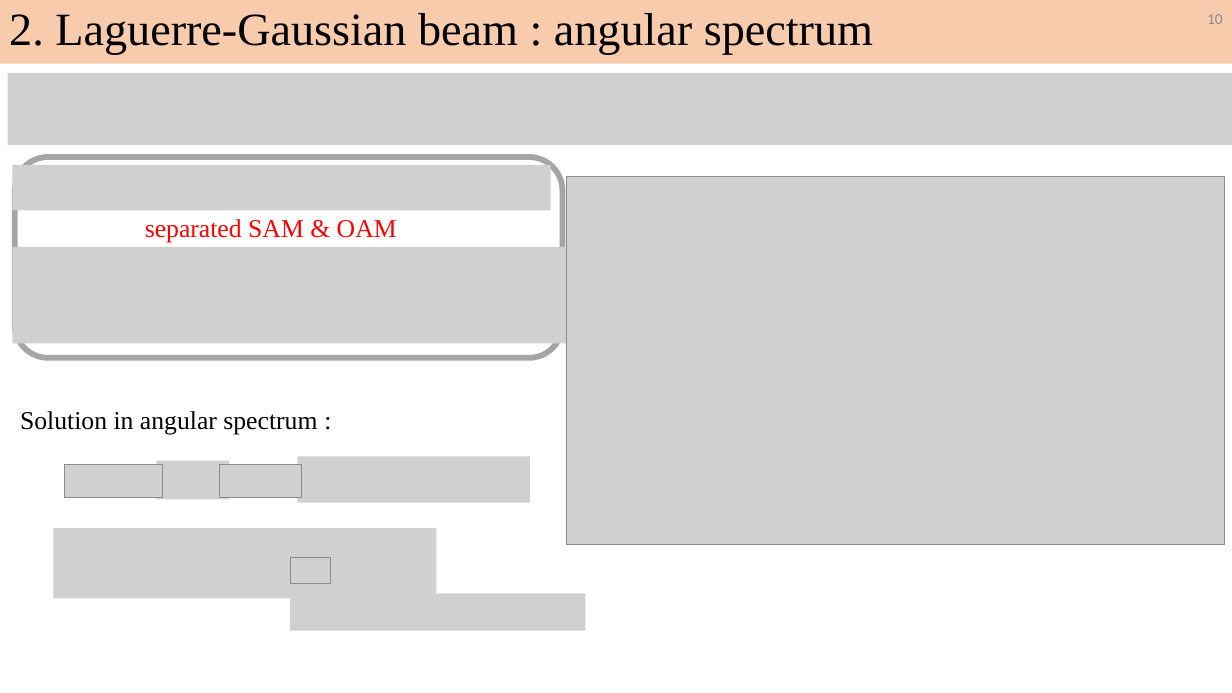
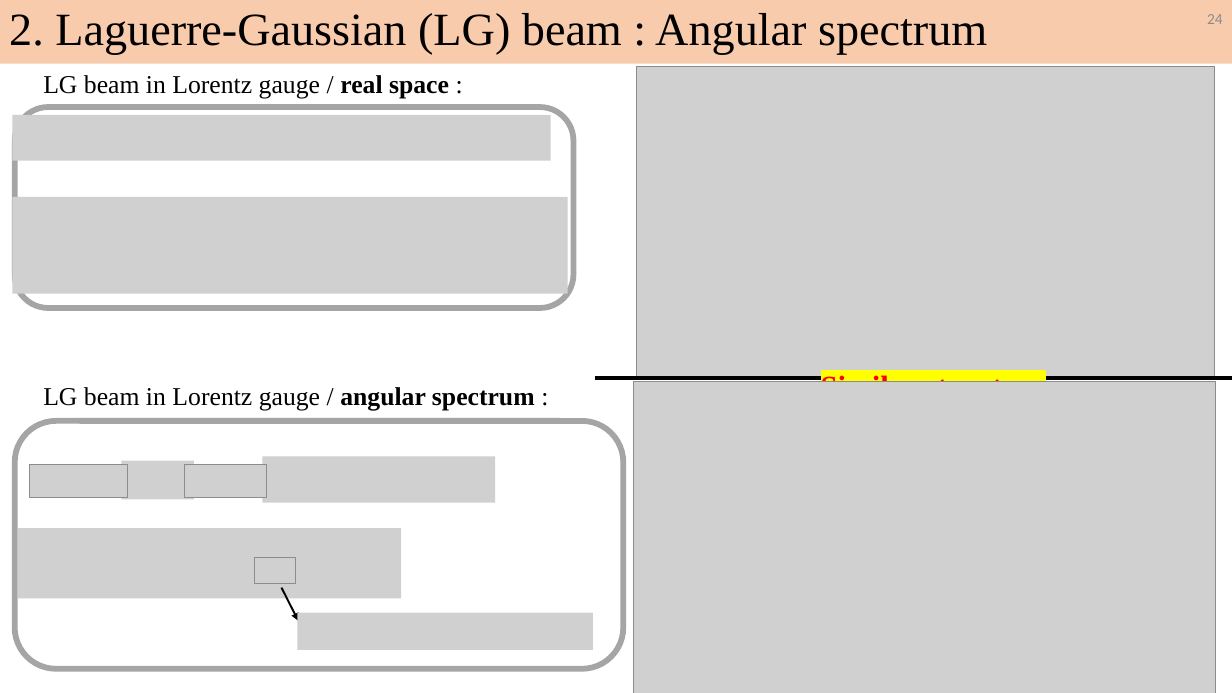
Before and after one commit to Liubroke13/Main_code, a slide deck: slide 24 of Final/碩士總結/RY_Defense_v1.pptx (slide 10 before the commit). Drawn at 1232x693 pixels with LibreOffice and Linux fonts; fonts in the diff are those of the drawing; grey boxes stand for pictures; background and template pictures are left out. Boxes give left, top, right and bottom in pixels: in the first picture for what was removed or moved away, otherwise in the second. Text is boxed around its words. In the diff, an @@ line names an element or a change of style, - is before the commit and + after.

```diff
--- a/Final/碩士總結/RY_Defense_v1.pptx
+++ b/Final/碩士總結/RY_Defense_v1.pptx
@@ text in rectangle at <box>9,13,987,54</box>: text changed @@
-2. Laguerre-Gaussian beam : angular spectrum
+2. Laguerre-Gaussian (LG) beam : Angular spectrum
@@ page number at <box>1207,14,1223,24</box>: text changed @@
-10
+24
@@ picture removed at <box>7,73,1232,145</box> @@
@@ text added at <box>43,75,449,99</box>, 20 pt, text #000000 @@
+LG beam in Lorentz gauge / real space :
@@ picture added at <box>637,67,1214,376</box> @@
@@ picture added at <box>12,115,550,160</box> @@
@@ rounded rectangle: place and size @@
-rounded rectangle at <box>15,157,563,358</box>
+rounded rectangle at <box>15,107,574,308</box>
@@ picture removed at <box>12,165,550,210</box> @@
@@ picture removed at <box>567,177,1225,545</box> @@
@@ picture added at <box>12,197,567,294</box> @@
@@ text removed at <box>145,219,397,242</box> @@
-separated SAM & OAM
@@ picture removed at <box>12,247,567,344</box> @@
@@ text at <box>43,387,535,411</box>: text changed @@
-Solution in angular spectrum :
+LG beam in Lorentz gauge / angular spectrum :
@@ line added from (1232, 378) to (595, 378), #000000 3 pt @@
@@ picture added at <box>634,381,1215,693</box> @@
@@ text added at <box>821,373,1046,382</box>, 24 pt, text #FF0000, bold @@
+Similar structure
@@ rounded rectangle added at <box>15,421,624,669</box>, fill #FFFFFF, outline #A5A5A5 4.5 pt @@
@@ 6 pictures: place and size @@
-6 pictures at <box>54,457,531,599</box>
+6 pictures at <box>18,457,495,599</box>
@@ arrow added from (282, 588) to (299, 621), #000000 1.5 pt @@
@@ picture removed at <box>290,593,586,630</box> @@
@@ picture added at <box>298,613,593,650</box> @@
```
Also in this commit, not shown: 8 other slides changed, 40 slides added, 1 slide removed, 34 other files.
